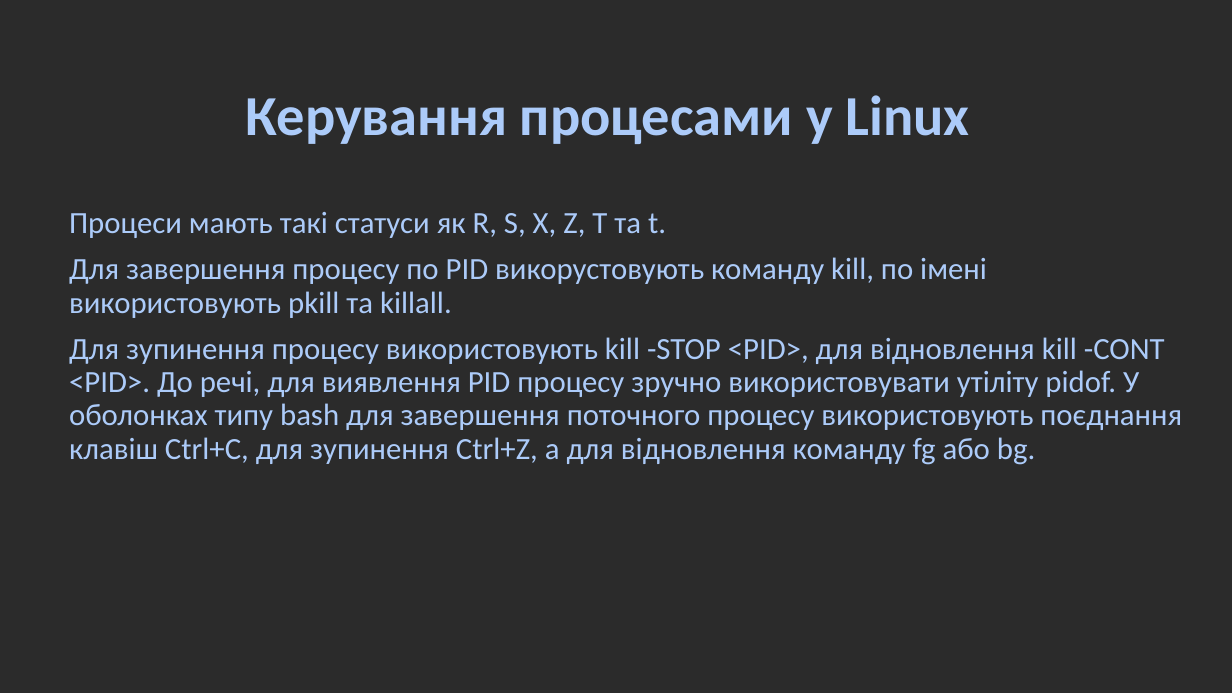
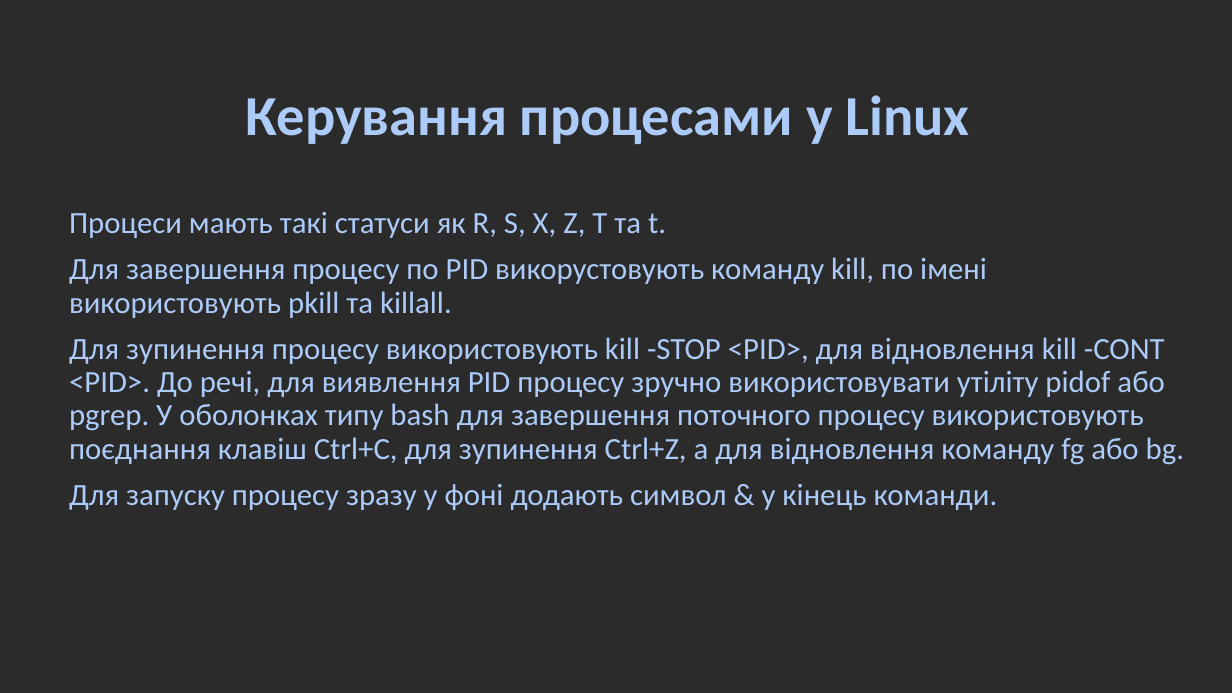
Before and after one commit to millennium02/SRS_L5, a slide deck: slide 3 of linux_ps&threads.odp. Drawn at 1232x693 pixels with LibreOffice and Linux fonts; fonts in the diff are those of the drawing; background and template pictures are left out; a plain dark background stands for a picture behind light text. Boxes give left, top, right and bottom in pixels: in the first picture for what was removed or moved away, otherwise in the second. Text is boxed around its words. In the diff, an @@ line names an element or a change of style, - is before the commit and + after.

```diff
--- a/linux_ps&threads.odp
+++ b/linux_ps&threads.odp
@@ text at [69,337,1184,510]: text changed @@
-Для зупинення процесу використовують kill -STOP <PID>, для відновлення kill -CONT <PID>. До речі, для виявлення PID процесу зручно використовувати утіліту pidof. У оболонках типу bash для завершення поточного процесу використовують поєднання клавіш Ctrl+C, для зупинення Ctrl+Z, а для відновлення команду fg або bg.
+Для зупинення процесу використовують kill -STOP <PID>, для відновлення kill -CONT <PID>. До речі, для виявлення PID процесу зручно використовувати утіліту pidof або pgrep. У оболонках типу bash для завершення поточного процесу використовують поєднання клавіш Ctrl+C, для зупинення Ctrl+Z, а для відновлення команду fg або bg.
+Для запуску процесу зразу у фоні додають символ & у кінець команди.
```
Also in this commit, not shown: 3 other slides changed, 2 slides added, 2 other files.
